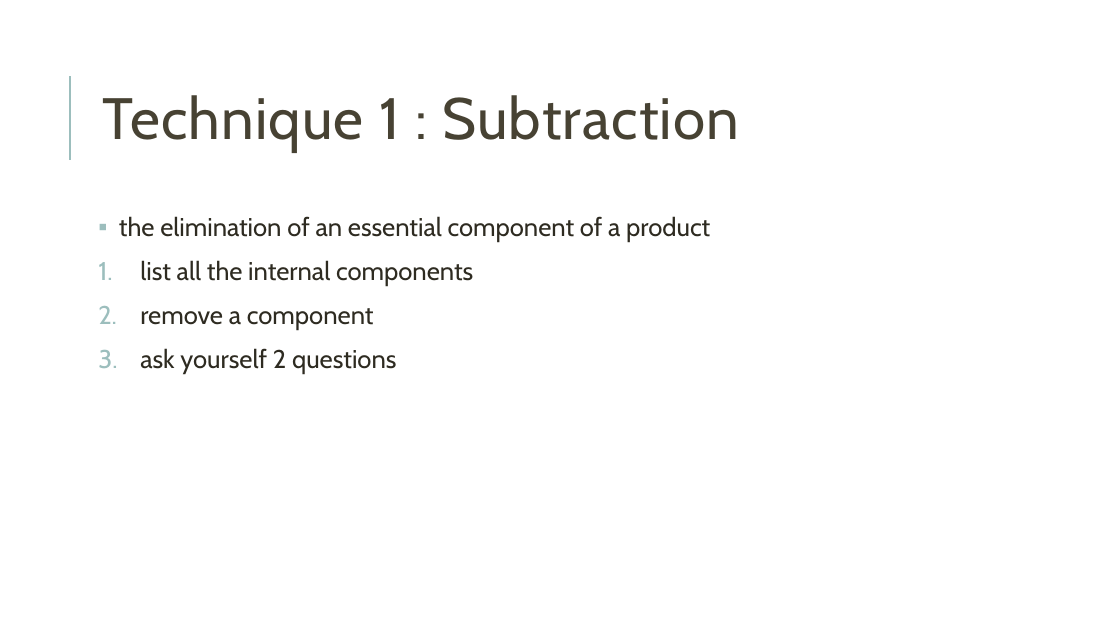
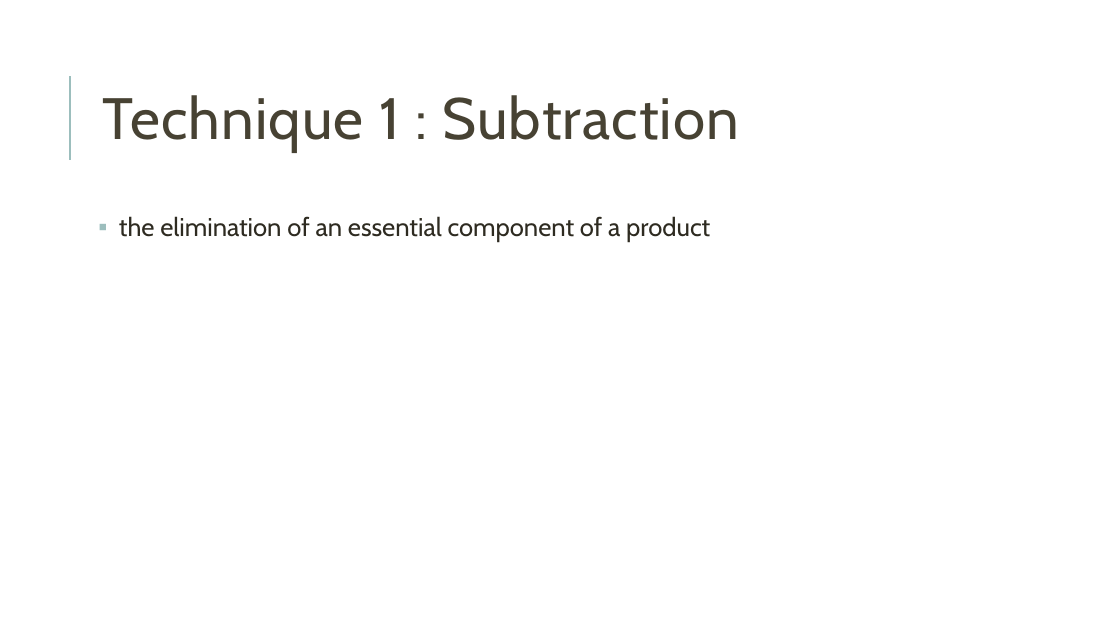
Before and after one commit to tmwtml/tmmm, a slide deck: slide 12 of Creative Thinking.pptx. Drawn at 1120x630 pixels with LibreOffice and Linux fonts; fonts in the diff are those of the drawing. Boxes give left, top, right and bottom in pixels: in the first picture for what was removed or moved away, otherwise in the second. Text is boxed around its words. In the diff, an @@ line names an element or a change of style, - is before the commit and + after.

```diff
--- a/Creative Thinking.pptx
+++ b/Creative Thinking.pptx
@@ text at (140,260,473,374): paragraphs removed @@
-1. list all the internal components
-2. remove a component
-3. ask yourself 2 questions
```
Also in this commit, not shown: 1 other slide changed, 9 slides added.
